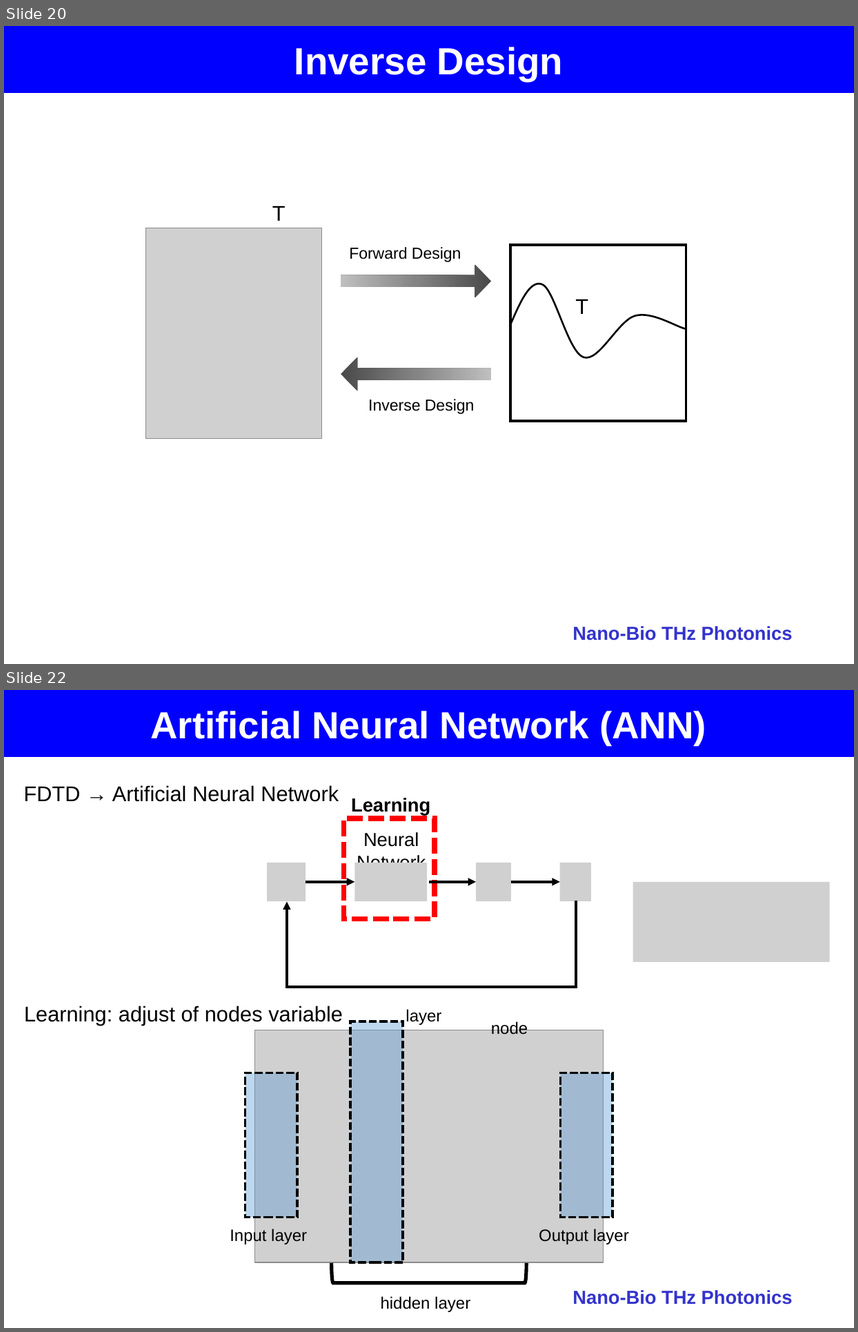
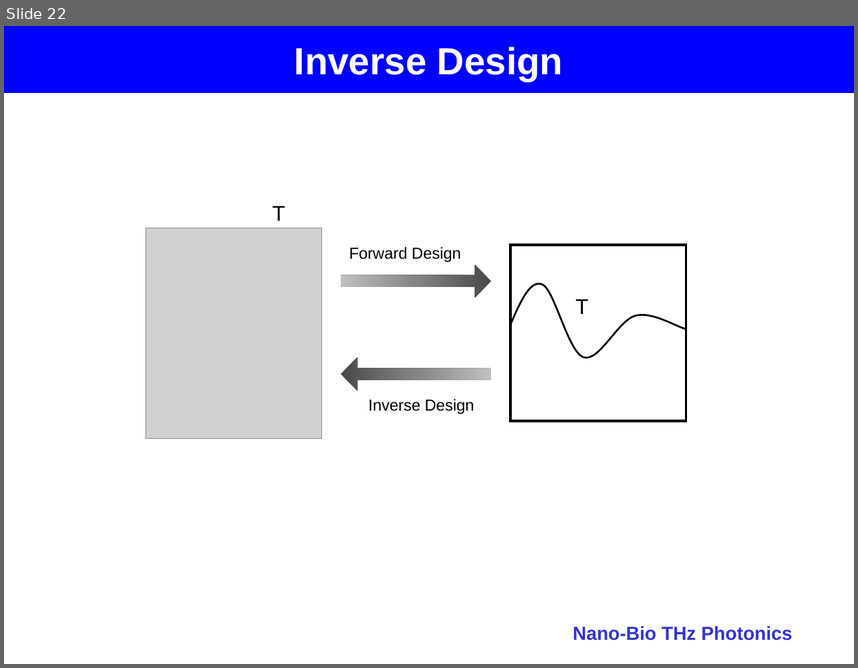
Before and after one commit to jglee96/NBTP_Lab, a slide deck: 개인/석사학위논문/Thesis_Presentation.pptx. Shown one above the other, each under a label of ours: slides 20 and 22 before the commit, slide 22 after it; the slides between them are not shown. The pictures are 858x1332 and 858x668 pixels, drawn with LibreOffice and Linux fonts; fonts in the diff are those of the drawing; grey boxes stand for pictures; background and template pictures are left out. Boxes give left, top, right and bottom in pixels: in the first picture for what was removed or moved away, otherwise in the second. Text is boxed around its words. In the diff, an @@ line names an element or a change of style, - is before the commit and + after.

```diff
--- a/개인/석사학위논문/Thesis_Presentation.pptx
+++ b/개인/석사학위논문/Thesis_Presentation.pptx
@@ slide 22 removed at bbox=[4, 690, 854, 1328], background #FFFFFF; not listed: 1 template element that a slide beside it also shows @@
@@ rectangle removed at bbox=[4, 690, 854, 757] @@
-Artificial Neural Network (ANN)
@@ text removed at bbox=[24, 785, 339, 802] @@
-FDTD → Artificial Neural Network
@@ picture removed at bbox=[633, 882, 829, 962] @@
@@ group removed at bbox=[267, 798, 591, 988]: 4 pictures, 3 arrows, 2 texts, 1 rectangle, 1 elbow arrow @@
-Neural
-Network
-Learning
@@ text removed at bbox=[24, 1005, 343, 1025] @@
-Learning: adjust of nodes variable
@@ text removed at bbox=[406, 1009, 441, 1025] @@
-layer
@@ text removed at bbox=[491, 1021, 528, 1034] @@
-node
@@ picture removed at bbox=[254, 1030, 602, 1262] @@
@@ rectangle removed at bbox=[351, 1021, 404, 1262] @@
@@ rectangle removed at bbox=[245, 1072, 298, 1217] @@
@@ rectangle removed at bbox=[561, 1072, 613, 1217] @@
@@ text removed at bbox=[230, 1228, 307, 1245] @@
-Input layer
@@ text removed at bbox=[539, 1228, 629, 1245] @@
-Output layer
@@ left bracket removed at bbox=[332, 1263, 526, 1283] @@
@@ text removed at bbox=[381, 1296, 470, 1312] @@
-hidden layer
@@ what was slide 20 is now slide 22 @@
```
Also in this commit, not shown: 8 slides changed, 1 slide added, 1 other file.
